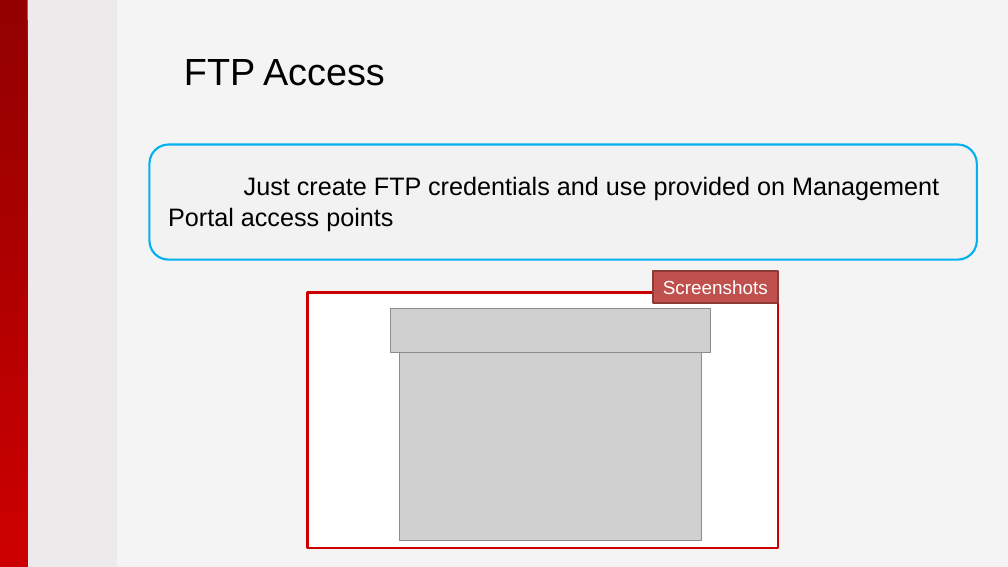
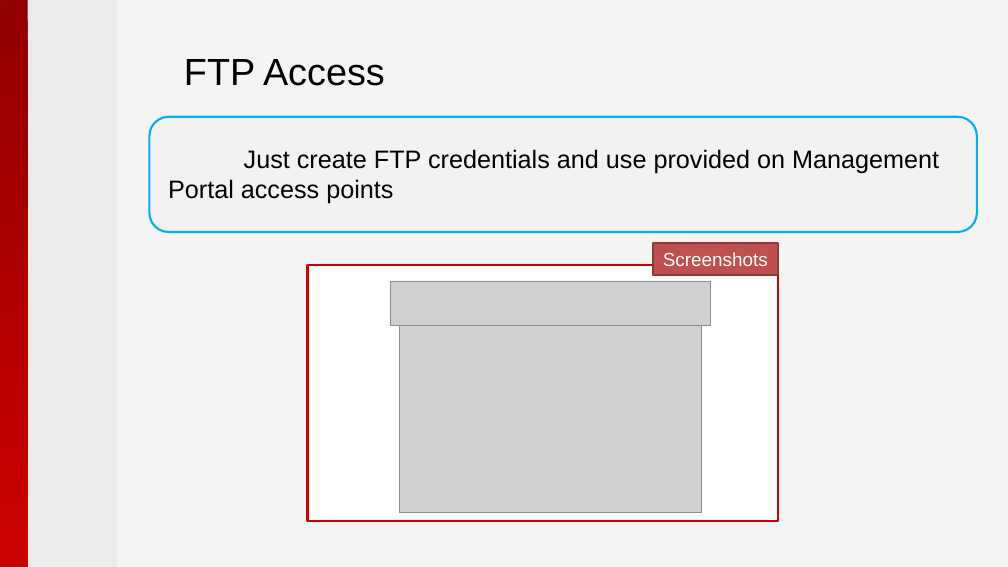
Before and after one commit to pryabov/Hackathon-2015, a slide deck: slide 21 of Presentation/2015 - Microsoft Azure.pptx. Drawn at 1008x567 pixels with LibreOffice and Linux fonts; fonts in the diff are those of the drawing; grey boxes stand for pictures; background and template pictures are left out. Boxes give left, top, right and bottom in pixels: in the first picture for what was removed or moved away, otherwise in the second. Text is boxed around its words. In the diff, an @@ line names an element or a change of style, - is before the commit and + after.

```diff
--- a/Presentation/2015 - Microsoft Azure.pptx
+++ b/Presentation/2015 - Microsoft Azure.pptx
@@ rounded rectangle: place and size @@
-rounded rectangle at (150,144,978,259)
+rounded rectangle at (150,117,978,232)
@@ 2 pictures, 2 rectangles, 1 text: place and size @@
-2 pictures, 2 rectangles, 1 text at (168,176,939,548)
+2 pictures, 2 rectangles, 1 text at (168,149,939,520)
```
Also in this commit, not shown: 3 other slides changed, 1 other file.
